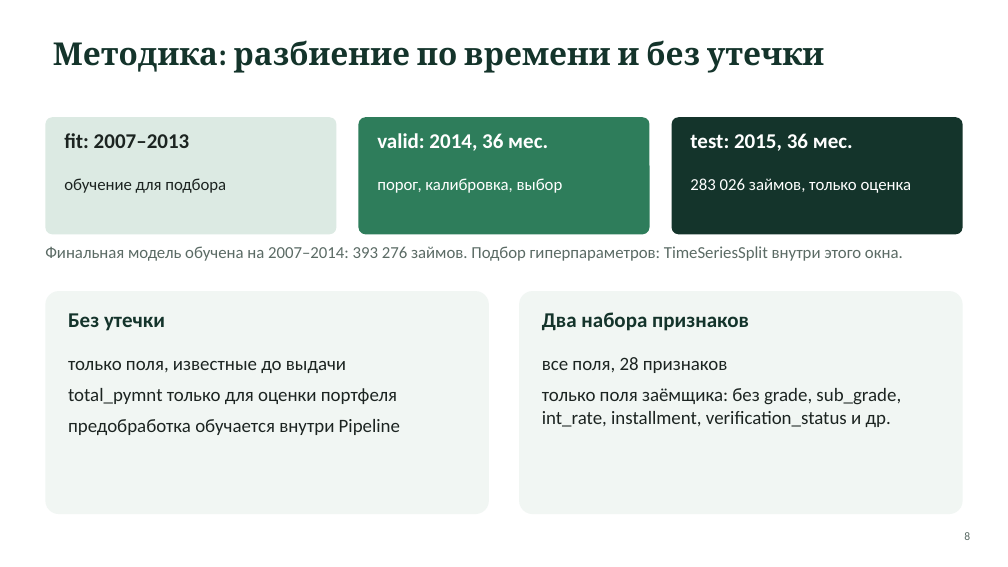
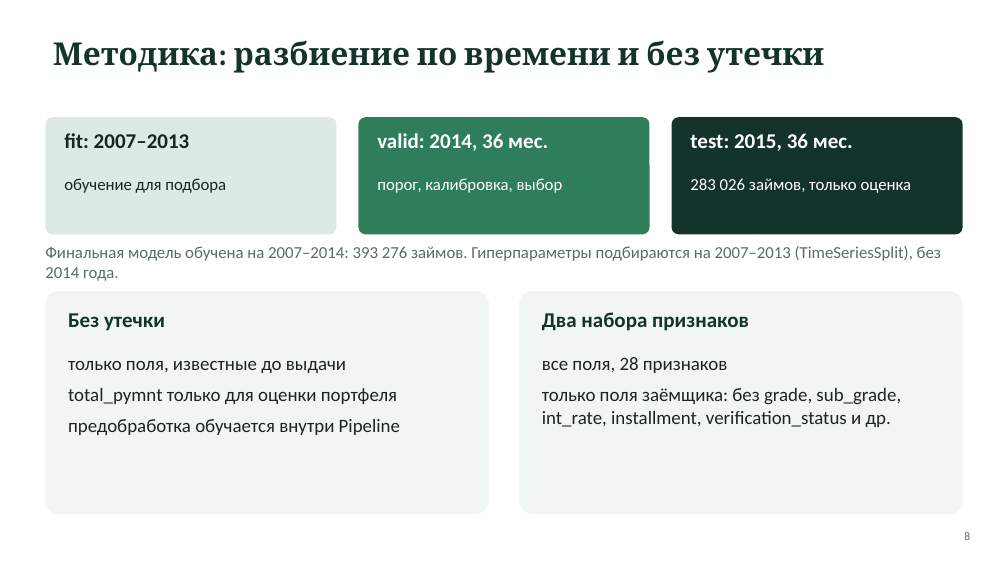
Before and after one commit to yersaa/Loan_default_prediction, a slide deck: slide 8 of docs/presentation.pptx. Drawn at 1008x567 pixels with LibreOffice and Linux fonts; fonts in the diff are those of the drawing. Boxes give left, top, right and bottom in pixels: in the first picture for what was removed or moved away, otherwise in the second. Text is boxed around its words. In the diff, an @@ line names an element or a change of style, - is before the commit and + after.

```diff
--- a/docs/presentation.pptx
+++ b/docs/presentation.pptx
@@ text at bbox=[45, 246, 941, 281]: text changed @@
-Финальная модель обучена на 2007–2014: 393 276 займов. Подбор гиперпараметров: TimeSeriesSplit внутри этого окна.
+Финальная модель обучена на 2007–2014: 393 276 займов. Гиперпараметры подбираются на 2007–2013 (TimeSeriesSplit), без 2014 года.
```
Also in this commit, not shown: 4 other slides changed, 5 other files.
